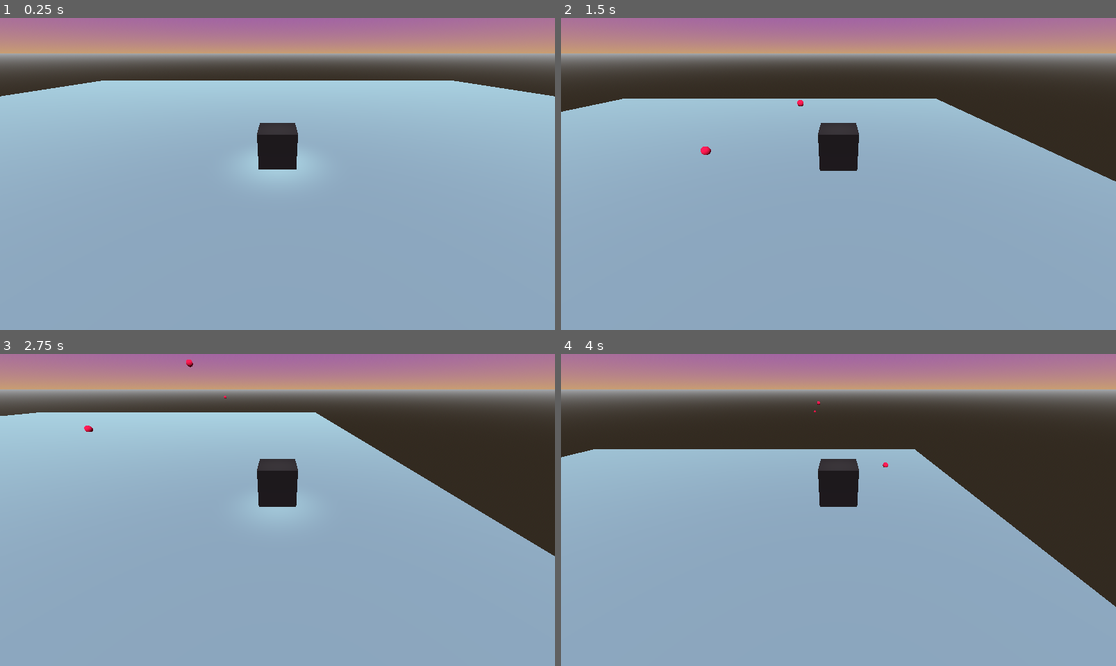
Above: before the commit, frames 1-4 (two rows, left to right).
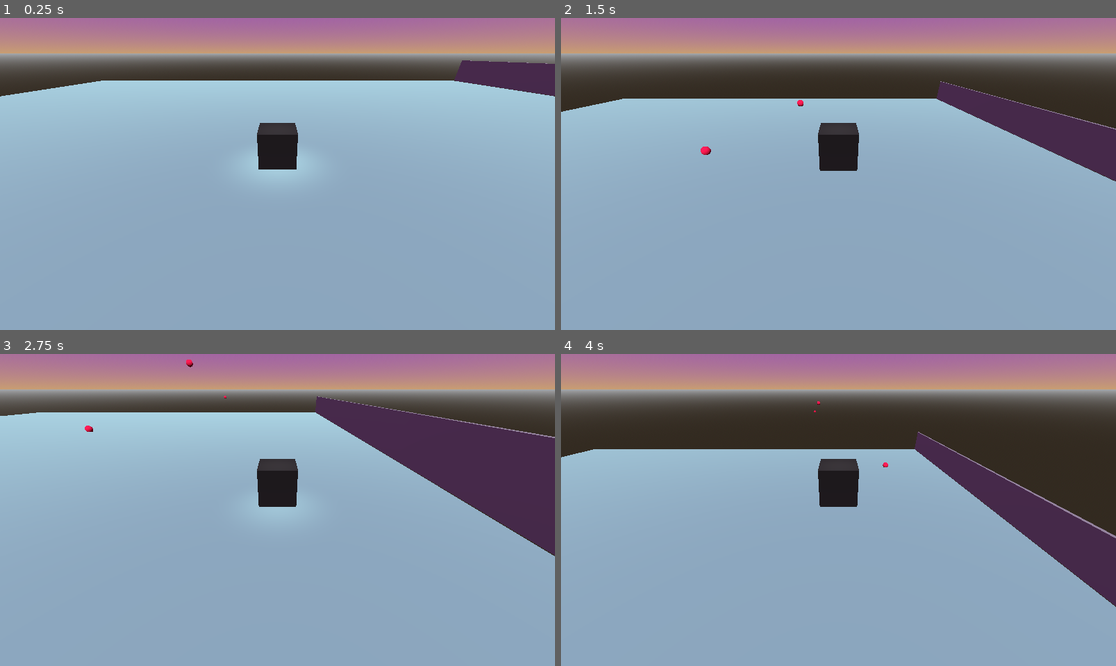
Above: after the commit, the same moments.

Repository: Dooblr/modus-arena-godot
Game: Godot game, scene res://level_1.tscn
Same seed, same stepped clock (60 frames per second), same inputs: the game is played once before the commit and once after it. The project has no main scene, so this scene is started directly.
Inputs:
- Up to frame 1 (0.25 s): no input
- Up to frame 2 (1.5 s): tap Enter at 0.5 s; hold E (strafe_right) 0.53-1.28 s; tap Space (jump) at 0.77 s; hold S (move_back) from 1.28 s (still down)
- Up to frame 3 (2.75 s): tap Space (jump) at 1.52 s; release S (move_back) at 2.03 s; hold E (strafe_right) from 2.03 s (still down)
- Up to frame 4 (4 s): release E (strafe_right) at 2.78 s; hold W (move_forward) 2.78-3.53 s; tap Space (jump) at 3.02, 3.77 s; hold Q (strafe_left) from 3.53 s (still down)

The runs differ from the first frame. In frame 1, 1.3% of the frame differs, in the area x 81-100%, y 13-25%; in frame 2, 3.7%; in frame 3, 9.2%, in the area x 15-100%, y 13-65%; in frame 4, 5.2%.

Commit message:
add wall

Diff:
--- a/level_1.tscn
+++ b/level_1.tscn
@@ -1,8 +1,9 @@
-[gd_scene load_steps=11 format=3 uid="uid://besq7bi7ojgve"]
+[gd_scene load_steps=12 format=3 uid="uid://besq7bi7ojgve"]
 
 [ext_resource type="PackedScene" uid="uid://bvlmuf5aibcvr" path="res://player.tscn" id="1_bmrpy"]
 [ext_resource type="PackedScene" uid="uid://cuym6nmgxpmil" path="res://player_projectile.tscn" id="2_3durm"]
 [ext_resource type="Script" path="res://player_projectile.gd" id="3_wyqaw"]
+[ext_resource type="PackedScene" uid="uid://b08ef3prduffn" path="res://wall.tscn" id="4_qc2vi"]
 
 [sub_resource type="GDScript" id="GDScript_dpqlk"]
 
@@ -12,7 +13,7 @@
 albedo_color = Color(0.5328, 0.72, 0.69192, 1)
 
 [sub_resource type="BoxShape3D" id="BoxShape3D_k4ymp"]
-size = Vector3(1.96869, 0.495605, 1.832)
+size = Vector3(1.99779, 0.495605, 2.02447)
 
 [sub_resource type="ProceduralSkyMaterial" id="ProceduralSkyMaterial_n07uj"]
 sky_top_color = Color(0.580457, 0.309092, 0.708388, 1)
@@ -38,7 +39,7 @@
 surface_material_override/0 = SubResource("StandardMaterial3D_hmmc5")
 
 [node name="FloorCollision" type="CollisionShape3D" parent="Floor"]
-transform = Transform3D(1, 0, 0, 0, 1, 0, 0, 0, 1, -0.016, -0.25, -0.103)
+transform = Transform3D(1, 0, 0, 0, 1, 0, 0, 0, 1, 0.00524157, -0.25, -0.00676636)
 shape = SubResource("BoxShape3D_k4ymp")
 
 [node name="Player" parent="." instance=ExtResource("1_bmrpy")]
@@ -53,3 +54,6 @@
 
 [node name="WorldEnvironment" type="WorldEnvironment" parent="."]
 environment = SubResource("Environment_bapma")
+
+[node name="StaticBody3D" parent="." instance=ExtResource("4_qc2vi")]
+transform = Transform3D(1, 0, 0, 0, 1, 0, 0, 0, 4.51716, 10.0424, 0.50688, 0)
--- /dev/null
+++ b/wall.tscn
@@ -0,0 +1,15 @@
+[gd_scene load_steps=3 format=3 uid="uid://b08ef3prduffn"]
+
+[sub_resource type="BoxMesh" id="BoxMesh_f48qf"]
+
+[sub_resource type="BoxShape3D" id="BoxShape3D_lk7t4"]
+
+[node name="StaticBody3D" type="StaticBody3D"]
+
+[node name="MeshInstance3D" type="MeshInstance3D" parent="."]
+transform = Transform3D(0.0766796, 0, 0, 0, 1, 0, 0, 0, 4.42648, 0, 0, 0)
+mesh = SubResource("BoxMesh_f48qf")
+
+[node name="CollisionShape3D" type="CollisionShape3D" parent="."]
+transform = Transform3D(0.0766796, 0, 0, 0, 1, 0, 0, 0, 4.42648, 0, 0, 0)
+shape = SubResource("BoxShape3D_lk7t4")
